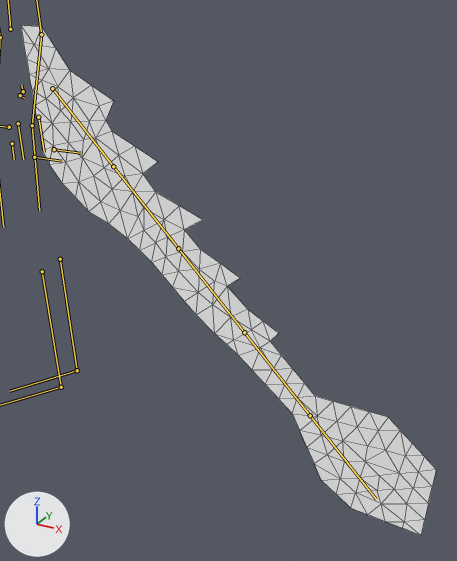
A saved change to the glTF model AssetsSource/character/DollSkeleton.glb.
One viewpoint serves both versions: a 50 mm camera at (6.06, -5.76, 5.33) aimed at (2.86, 0.06, 2.41). The lights are fixed; the arrows at lower left show +X, +Y and +Z. The bones that bend it are drawn over the model as lines. Mesh edges are drawn as thin lines.

In view in the first picture: 'dragontail.png'.
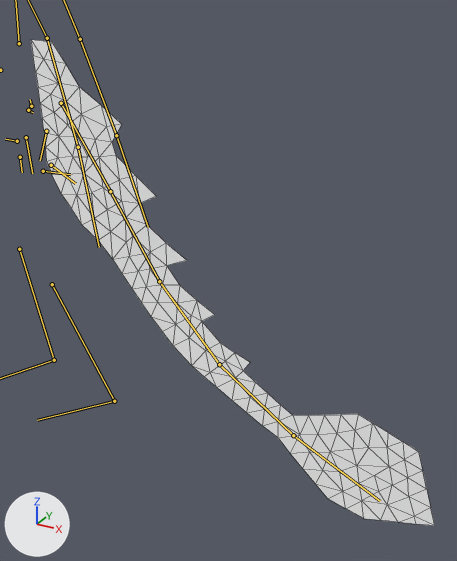
The newer file adds an action. The first version stands in its rest pose; the second is drawn at frame 0 of the action 'CuffedArms-loop'.

Where the change shows, as pixel boxes (x1, y1, x2, y2) in the pictures (457 x 561 px):
'dragontail.png', posed
    before: (21, 26, 436, 535)
    after: (31, 40, 435, 526)
bone 'Hips', root to tip
    before: (23, 91) to (21, 85)
    after: (31, 106) to (30, 99)
bone 'Tail1', root to tip
    before: (52, 88) to (113, 166)
    after: (61, 103) to (110, 191)
bone 'Tail2', root to tip
    before: (113, 166) to (178, 248)
    after: (110, 191) to (159, 281)
bone 'Tail3', root to tip
    before: (178, 248) to (244, 332)
    after: (159, 281) to (219, 364)
bone 'Tail4', root to tip
    before: (244, 332) to (310, 415)
    after: (219, 364) to (293, 435)
bone 'Tail5', root to tip
    before: (310, 415) to (376, 499)
    after: (293, 435) to (380, 501)

What the commit changed:
Bone 'Hips' (bone_hips) moves from (0.0, 0.0, 0.0) to (-0.09, -0.17, 0.0).
Bone 'Tail1' (bone_tail1) turns from (0, 0, 0) to (0, 0, 12) degrees about its own x, y and z.
Bone 'Tail2' (bone_tail2) turns from (0, 0, 0) to (0, 0, 1) degrees about its own x, y and z.
Bone 'Tail3' (bone_tail3) turns from (0, 0, 0) to (0, 0, -10) degrees about its own x, y and z.
Bone 'Tail4' (bone_tail4) turns from (0, 0, 0) to (0, 0, -14) degrees about its own x, y and z.
Bone 'Tail5' (bone_tail5) turns from (0, 0, 0) to (0, 0, -9) degrees about its own x, y and z.
